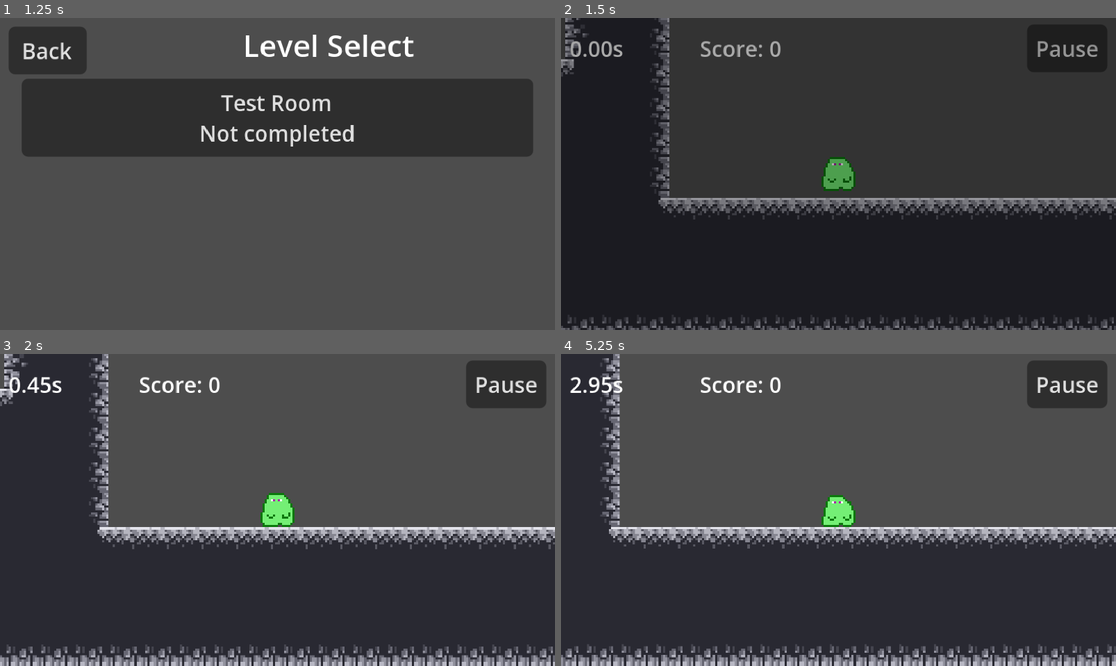
Above: before the commit, frames 1-4 (two rows, left to right).
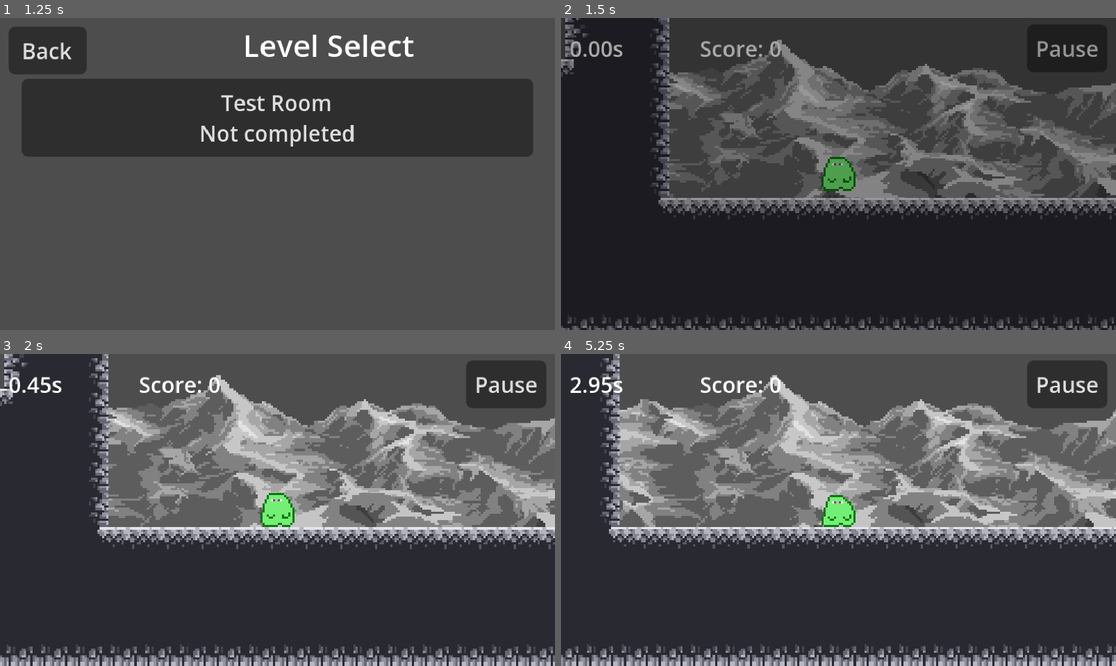
Above: after the commit, the same moments.

Repository: PeterCodesSoftware/2026-UMD-Fall-Jam
Game: Godot game, scene res://main/main.tscn
Same seed, same stepped clock (60 frames per second), same inputs: the game is played once before the commit and once after it.
Inputs (mouse positions are in pixels of both pictures, inside the frame that each line leads up to):
- Up to frame 1 (1.25 s): click "Play" at 0.5 s
- Up to frame 2 (1.5 s): click "Test Room Not completed" at 1.25 s
- Up to frame 3 (2 s): no input
- Up to frame 4 (5.25 s): click "Pause" at 2 s; click "Resume" at 2.75 s; move the mouse to (960, 494) at 3.52 s; hold Right mouse button (Ball Form) 3.53-4.28 s; tap Space (Charge Jump) at 3.77, 4.52 s; move the mouse to (727, 525) at 4.27 s; click (727, 525) at 4.35 s; move the mouse to (894, 441) at 5.02 s; hold Right mouse button (Ball Form) from 5.03 s (still down)

Frame 1 is identical in both runs. In frame 2, 19% of the frame differs, in the area x 19-100%, y 6-58%; in frame 3, 18%; in frame 4, 21%, in the area x 10-100%, y 6-56%.

Commit message:
better mountains implemented plus better enemy assets

Diff:
--- a/game/base_level/background.tscn
+++ b/game/base_level/background.tscn
@@ -1,24 +1,24 @@
 [gd_scene format=3 uid="uid://bdhasv8ryf7po"]
 
-[ext_resource type="Texture2D" uid="uid://bcnsdxg457gf4" path="res://asset_bank/MountainsLayers/far-mountains.png" id="1_kjfnf"]
-[ext_resource type="Texture2D" uid="uid://cub65x0y0ym76" path="res://asset_bank/MountainsLayers/mountains.png" id="1_w65xo"]
+[ext_resource type="Texture2D" uid="uid://b5ax11vqoj3jg" path="res://asset_bank/mountain_far.png" id="1_kjfnf"]
+[ext_resource type="Texture2D" uid="uid://b11x3ti04x7df" path="res://asset_bank/mountain_close.png" id="2_l1hyh"]
 
 [node name="Background" type="Node2D" unique_id=1733257446]
 
 [node name="L2" type="Parallax2D" parent="." unique_id=1840288818]
 scroll_scale = Vector2(0.1, 0.1)
-repeat_size = Vector2(160, 0)
-repeat_times = 4
+repeat_size = Vector2(640, 0)
+repeat_times = 2
 
 [node name="FarMountains" type="Sprite2D" parent="L2" unique_id=936951483]
 position = Vector2(147, 35)
 texture = ExtResource("1_kjfnf")
 
 [node name="L1" type="Parallax2D" parent="." unique_id=1381996435]
-scroll_scale = Vector2(0.5, 0.5)
-repeat_size = Vector2(300, 0)
+scroll_scale = Vector2(0.25, 0.25)
+repeat_size = Vector2(640, 0)
 repeat_times = 2
 
 [node name="Mountains" type="Sprite2D" parent="L1" unique_id=724117320]
 position = Vector2(207, 71)
-texture = ExtResource("1_w65xo")
+texture = ExtResource("2_l1hyh")
Binary file removed: asset_bank/Blood Monster_A.png
Binary file removed: asset_bank/Demon_A.png
Binary file added: asset_bank/demon_spritesheet.png
Not shown, added: asset_bank/demon_spritesheet.png.import
Binary file added: asset_bank/monster_spritesheet.png
Not shown, changed: asset_bank/monster_spritesheet.png.import
Not shown, changed: asset_bank/mountain_close.png.import
Not shown, added: asset_bank/mountain_far.png.import
